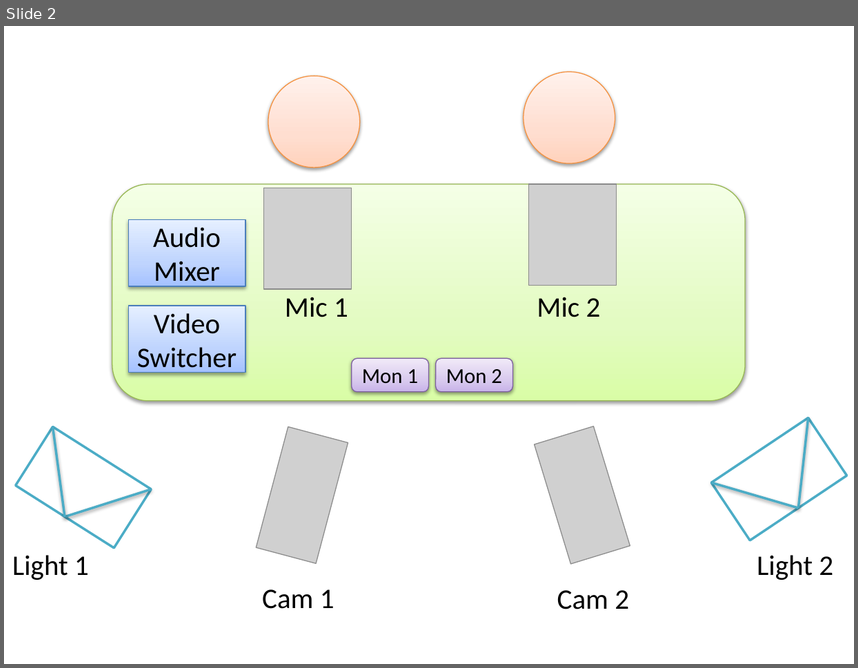
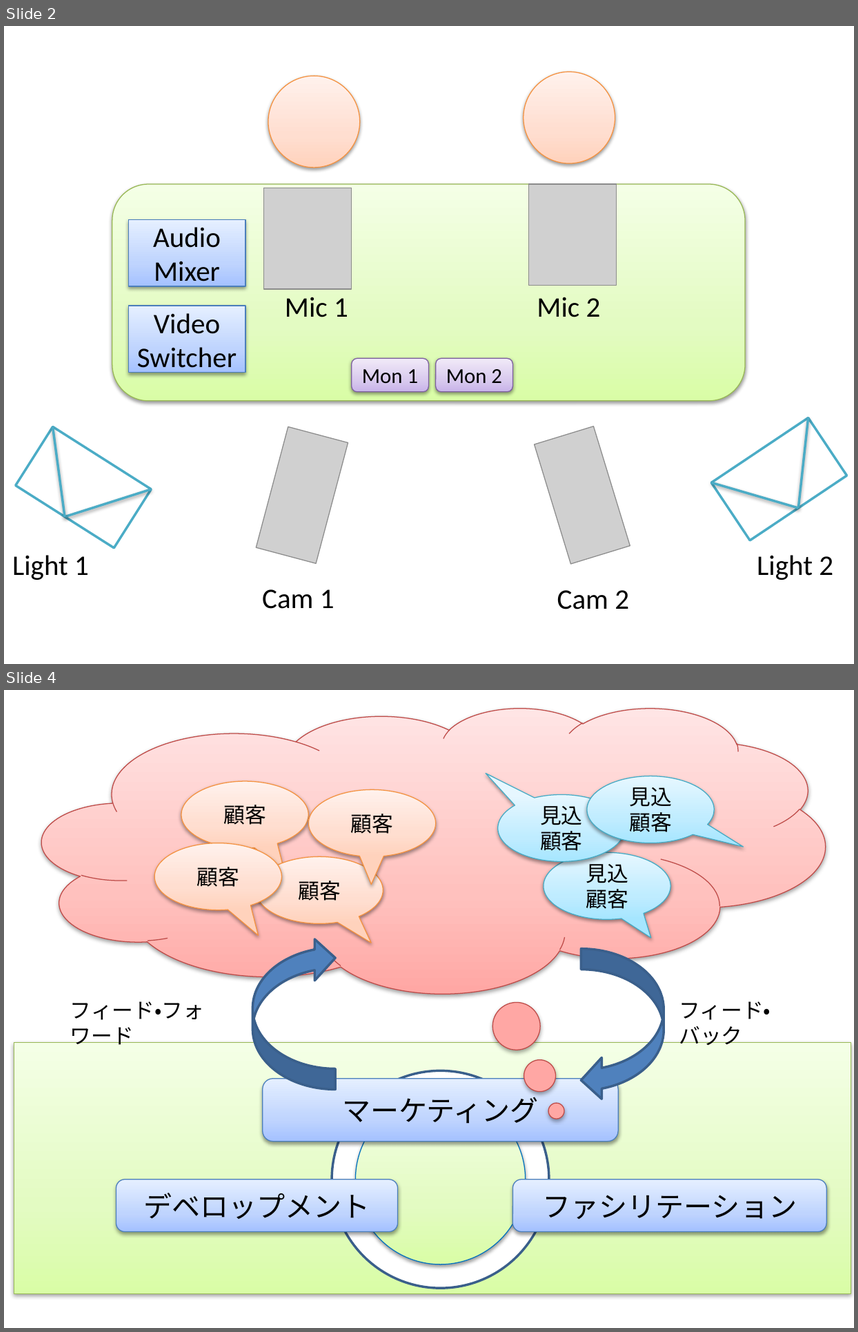
Before and after one commit to ychubachi/kakenhi-2013, a slide deck: figs/figures.pptx. Shown one above the other, each under a label of ours: slide 2 before the commit, slides 2 and 4 after it; the slides between them are not shown. The pictures are 858x668 and 858x1332 pixels, drawn with LibreOffice and Linux fonts; fonts in the diff are those of the drawing; grey boxes stand for pictures. Boxes give left, top, right and bottom in pixels: in the first picture for what was removed or moved away, otherwise in the second. Text is boxed around its words. In the diff, an @@ line names an element or a change of style, - is before the commit and + after.

```diff
--- a/figs/figures.pptx
+++ b/figs/figures.pptx
@@ slide 4 added at (x1=4, y1=690, x2=854, y2=1328), background #FFFFFF @@
@@ thought cloud added at (x1=42, y1=708, x2=825, y2=994), fill gradient #FFA6A5 to #FFC0BF to #FFE7E7, outline #BF4C48 0.75 pt @@
@@ speech bubble added at (x1=181, y1=781, x2=309, y2=848), fill gradient #FFD2BD to #FFDED0 to #FFF2ED, outline #F69240 0.75 pt, 18 pt, text #000000 @@
+顧客
@@ speech bubble added at (x1=308, y1=789, x2=436, y2=856), fill gradient #FFD2BD to #FFDED0 to #FFF2ED, outline #F69240 0.75 pt, 18 pt, text #000000 @@
+顧客
@@ speech bubble added at (x1=587, y1=776, x2=715, y2=843), fill gradient #A7E6FF to #C1EDFF to #E7F8FF, outline #46AAC5 0.75 pt, 18 pt, text #000000 @@
+見込
+顧客
@@ speech bubble added at (x1=498, y1=795, x2=626, y2=862), fill gradient #A7E6FF to #C1EDFF to #E7F8FF, outline #46AAC5 0.75 pt, 18 pt, text #000000 @@
+見込
+顧客
@@ speech bubble added at (x1=154, y1=843, x2=282, y2=910), fill gradient #FFD2BD to #FFDED0 to #FFF2ED, outline #F69240 0.75 pt, 18 pt, text #000000 @@
+顧客
@@ speech bubble added at (x1=544, y1=852, x2=671, y2=920), fill gradient #A7E6FF to #C1EDFF to #E7F8FF, outline #46AAC5 0.75 pt, 18 pt, text #000000 @@
+見込
+顧客
@@ speech bubble added at (x1=256, y1=856, x2=383, y2=924), fill gradient #FFD2BD to #FFDED0 to #FFF2ED, outline #F69240 0.75 pt, 18 pt, text #000000 @@
+顧客
@@ curved left arrow added at (x1=252, y1=938, x2=335, y2=1090), fill #4F81BD, outline #3A5F8C 2 pt @@
@@ curved left arrow added at (x1=582, y1=949, x2=664, y2=1101), fill #4F81BD, outline #3A5F8C 2 pt @@
@@ text added at (x1=70, y1=1001, x2=205, y2=1045), 18 pt, text #000000 @@
+フィード・フォワード
@@ text added at (x1=679, y1=1001, x2=771, y2=1045), 18 pt, text #000000 @@
+フィード・バック
@@ rectangle added at (x1=14, y1=1042, x2=851, y2=1292), fill gradient #DAFDA7 to #E4FCC2 to #F5FFE7, outline #98B955 0.75 pt @@
@@ rounded rectangle added at (x1=263, y1=1078, x2=618, y2=1141), fill gradient #A4C4FF to #BFD4FF to #E6EEFF, outline #4B7EBC 0.75 pt, 24 pt, text #000000 @@
+マーケティング
@@ ellipse added at (x1=332, y1=1071, x2=550, y2=1288), fill #FFFFFF, outline #3A5F8C 2 pt @@
@@ ellipse added at (x1=355, y1=1094, x2=525, y2=1264), fill gradient #DAFDA7 to #E4FCC2 to #F5FFE7, outline #0070C0 0.75 pt @@
@@ rounded rectangle added at (x1=116, y1=1179, x2=397, y2=1232), fill gradient #A4C4FF to #BFD4FF to #E6EEFF, outline #4B7EBC 0.75 pt, 24 pt, text #000000 @@
+デベロップメント
@@ rounded rectangle added at (x1=513, y1=1179, x2=827, y2=1232), fill gradient #A4C4FF to #BFD4FF to #E6EEFF, outline #4B7EBC 0.75 pt, 24 pt, text #000000 @@
+ファシリテーション
```
Also in this commit, not shown: 4 other files.
